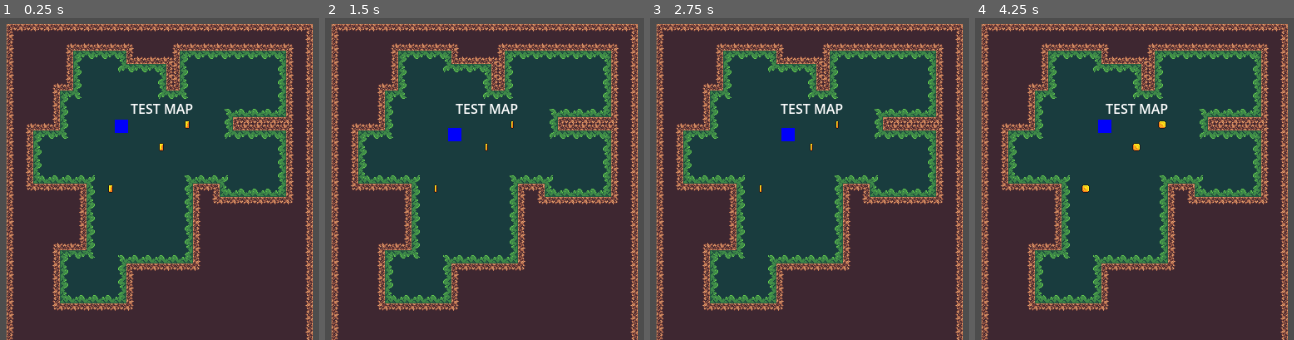
Above: before the commit, frames 1-4 (left to right).
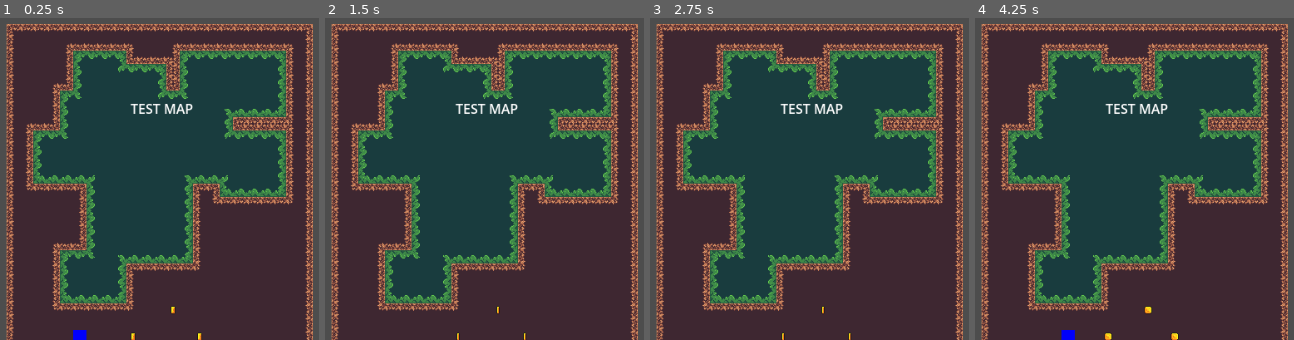
Above: after the commit, the same moments.

Repository: impstudio2024/Brackeys2024-2
Game: Godot game, scene res://Scenes/testmap/testmap.tscn
Two runs of this game, one before a commit and one after it. Both use one fixed random seed, a clock stepped at 60 frames per second and the inputs below. This scene is started directly instead of the project's main scene.
Inputs (mouse positions are in pixels of both pictures, inside the frame that each line leads up to):
- Up to frame 1 (0.25 s): no input
- Up to frame 2 (1.5 s): tap Enter at 0.5 s; move the mouse to (outside the picture) at 0.52 s; hold D (move_right) 0.53-1.28 s; click (outside the picture) at 0.67 s; move the mouse to (503, 137) at 1.27 s; hold S (move_down) from 1.28 s (still down)
- Up to frame 3 (2.75 s): tap Space at 2 s; move the mouse to (outside the picture) at 2.02 s; release S (move_down) at 2.03 s; hold D (move_right) from 2.03 s (still down)
- Up to frame 4 (4.25 s): tap Enter at 2.75 s; move the mouse to (1274, 204) at 2.77 s; release D (move_right) at 2.78 s; hold W (move_up) 2.78-3.53 s; click (1274, 204) at 2.92 s; tap Space at 3.5 s; move the mouse to (outside the picture) at 3.52 s; hold A (move_left) from 3.53 s (still down)

The runs differ from the first frame. In frame 1, 0.5% of the frame differs, in the area x 22-64%, y 31-100%; in frame 2, 0.3%; in frame 3, 0.3%; in frame 4, 0.6%, in the area x 26-64%, y 31-100%.

Commit message:
FEAT: Integrated character and pickups into Entity TilemapLayer

Diff:
--- a/brackeys-2024-2/Scenes/pickup.tscn
+++ b/brackeys-2024-2/Scenes/pickup.tscn
@@ -4,6 +4,7 @@
 [ext_resource type="Script" path="res://Scenes/testmap/pickup.gd" id="1_v1g63"]
 
 [sub_resource type="RectangleShape2D" id="RectangleShape2D_mxgt4"]
+size = Vector2(16, 16)
 
 [sub_resource type="AtlasTexture" id="AtlasTexture_wcj3h"]
 atlas = ExtResource("1_8ttlc")
--- a/brackeys-2024-2/Scenes/testmap/testcharacter.gd
+++ b/brackeys-2024-2/Scenes/testmap/testcharacter.gd
@@ -13,15 +13,15 @@
 
 	#Apply movement
 	if Input.is_action_just_pressed("move_up"):
-		position.y -= 10
+		position.y -= 16
 
 	if Input.is_action_just_pressed("move_down"):
-		position.y += 10
+		position.y += 16
 
 	if Input.is_action_just_pressed("move_right"):
-		position.x += 10
+		position.x += 16
 
 	if Input.is_action_just_pressed("move_left"):
-		position.x -= 10
+		position.x -= 16
 
 	move_and_slide()
--- a/brackeys-2024-2/Scenes/testmap/testcharacter.tscn
+++ b/brackeys-2024-2/Scenes/testmap/testcharacter.tscn
@@ -1,5 +1,6 @@
-[gd_scene load_steps=3 format=3 uid="uid://cw711chy7feh0"]
+[gd_scene load_steps=4 format=3 uid="uid://cw711chy7feh0"]
 
+[ext_resource type="Script" path="res://Scenes/testmap/testcharacter.gd" id="1_57ele"]
 [ext_resource type="Texture2D" uid="uid://lbfjjnxm0jnp" path="res://Assets/Sprites/white square.png" id="1_yneie"]
 
 [sub_resource type="RectangleShape2D" id="RectangleShape2D_acf0o"]
@@ -7,6 +8,7 @@
 
 [node name="TestCharacter" type="CharacterBody2D"]
 collision_layer = 2
+script = ExtResource("1_57ele")
 
 [node name="WhiteSquare" type="Sprite2D" parent="."]
 modulate = Color(0, 0, 0.984314, 1)
--- a/brackeys-2024-2/Scenes/testmap/testmap.tscn
+++ b/brackeys-2024-2/Scenes/testmap/testmap.tscn
@@ -1,9 +1,8 @@
-[gd_scene load_steps=9 format=4 uid="uid://p2tulbeaf1e6"]
+[gd_scene load_steps=10 format=4 uid="uid://p2tulbeaf1e6"]
 
 [ext_resource type="Texture2D" uid="uid://bjgpbdeqrua7i" path="res://Assets/Sprites/ground_board_1.png" id="1_7tv78"]
 [ext_resource type="Texture2D" uid="uid://b8dftu8tapow1" path="res://Assets/Sprites/slime_boarder_c3.png" id="2_hroyw"]
 [ext_resource type="PackedScene" uid="uid://cw711chy7feh0" path="res://Scenes/testmap/testcharacter.tscn" id="3_ghrp1"]
-[ext_resource type="Script" path="res://Scenes/testmap/testcharacter.gd" id="4_vq4mm"]
 [ext_resource type="PackedScene" uid="uid://cmxxdt26vy16l" path="res://Scenes/pickup.tscn" id="5_roqk3"]
 
 [sub_resource type="TileSetAtlasSource" id="TileSetAtlasSource_cifss"]
@@ -680,6 +679,13 @@
 sources/0 = SubResource("TileSetAtlasSource_cifss")
 sources/1 = SubResource("TileSetAtlasSource_ty7wx")
 
+[sub_resource type="TileSetScenesCollectionSource" id="TileSetScenesCollectionSource_l0uyi"]
+scenes/1/scene = ExtResource("3_ghrp1")
+scenes/2/scene = ExtResource("5_roqk3")
+
+[sub_resource type="TileSet" id="TileSet_tbi0s"]
+sources/0 = SubResource("TileSetScenesCollectionSource_l0uyi")
+
 [node name="Map" type="Node2D"]
 
 [node name="Map" type="TileMapLayer" parent="."]
@@ -687,10 +693,8 @@
 tile_set = SubResource("TileSet_vaibt")
 
 [node name="Entities" type="TileMapLayer" parent="."]
-
-[node name="Character" parent="." instance=ExtResource("3_ghrp1")]
-position = Vector2(218, 283)
-script = ExtResource("4_vq4mm")
+tile_map_data = PackedByteArray("AAARAB8AAAAAAAAAAgAOACEAAAAAAAAAAgATACEAAAAAAAAAAgAKACEAAAAAAAAAAQA=")
+tile_set = SubResource("TileSet_tbi0s")
 
 [node name="disclaimer" type="Label" parent="."]
 offset_left = 229.0
@@ -699,11 +703,6 @@
 offset_bottom = 273.0
 text = "TEST MAP"
 
-[node name="Pickup" parent="." instance=ExtResource("5_roqk3")]
-position = Vector2(297, 281)
-
-[node name="Pickup2" parent="." instance=ExtResource("5_roqk3")]
-position = Vector2(266, 308)
-
-[node name="Pickup3" parent="." instance=ExtResource("5_roqk3")]
-position = Vector2(205, 358)
+[connection signal="body_entered" from="Entities/Pickup" to="Entities/Pickup" method="_on_body_entered"]
+[connection signal="body_entered" from="Entities/@Area2D@26569" to="Entities/@Area2D@26569" method="_on_body_entered"]
+[connection signal="body_entered" from="Entities/@Area2D@26570" to="Entities/@Area2D@26570" method="_on_body_entered"]
